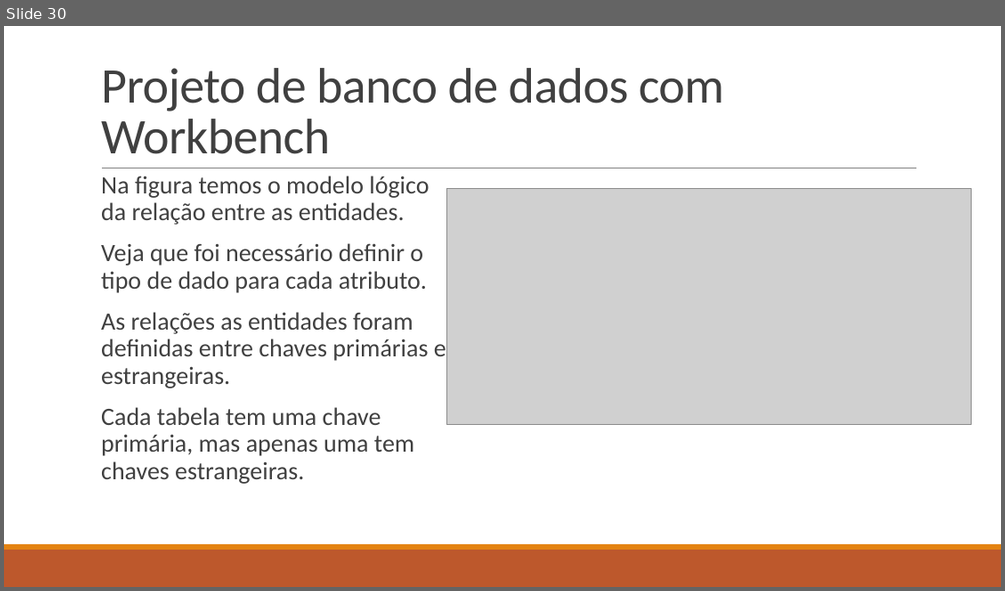
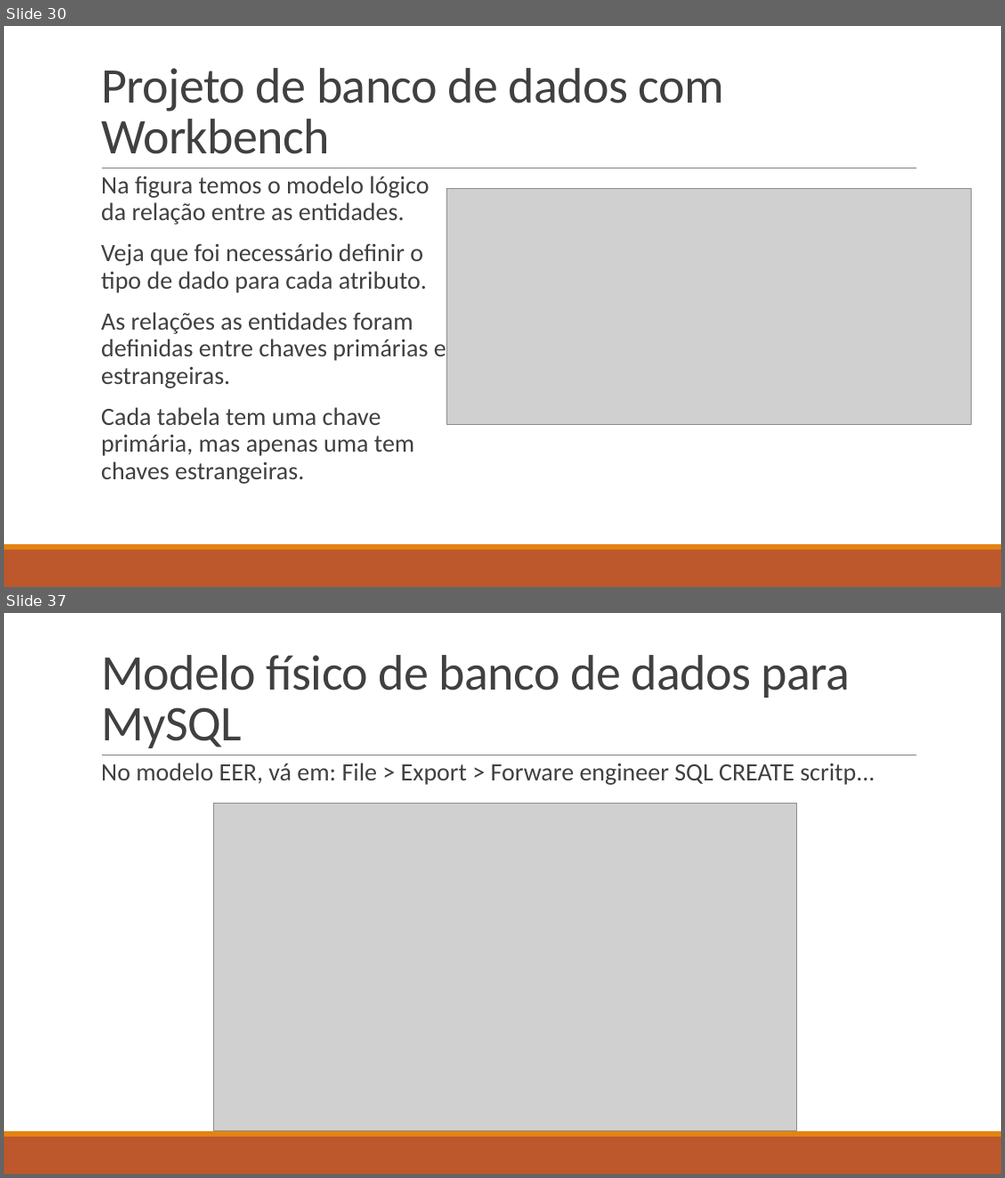
Before and after one commit to LucasHerculanoAmaro/Minhas-Aulas, a slide deck: Euripedes Simões de Paula/Banco de Dados/Aula 9/Projeto de Banco de Dados.pptx. Shown one above the other, each under a label of ours: slide 30 before the commit, slides 30 and 37 after it; the slides between them are not shown. The pictures are 1005x591 and 1005x1178 pixels, drawn with LibreOffice and Linux fonts; fonts in the diff are those of the drawing; grey boxes stand for pictures. Boxes give left, top, right and bottom in pixels: in the first picture for what was removed or moved away, otherwise in the second. Text is boxed around its words. In the diff, an @@ line names an element or a change of style, - is before the commit and + after.

Commit message:
adicionando aula 9 completa ao curso Banco de Dados

```diff
--- a/Euripedes Simões de Paula/Banco de Dados/Aula 9/Projeto de Banco de Dados.pptx
+++ b/Euripedes Simões de Paula/Banco de Dados/Aula 9/Projeto de Banco de Dados.pptx
@@ slide 37 added at [4,613,1001,1174], background #FFFFFF; not listed: 3 template elements that a slide beside it also shows @@
@@ title added at [101,655,850,748], 48 pt, text #404040 @@
+Modelo físico de banco de dados para MySQL
@@ text added at [101,763,874,785], 24 pt, text #404040 @@
+  No modelo EER, vá em: File > Export > Forware engineer SQL CREATE scritp...
@@ picture added at [213,803,797,1130] @@
```
Also in this commit, not shown: 15 other slides added, 2 other files.
